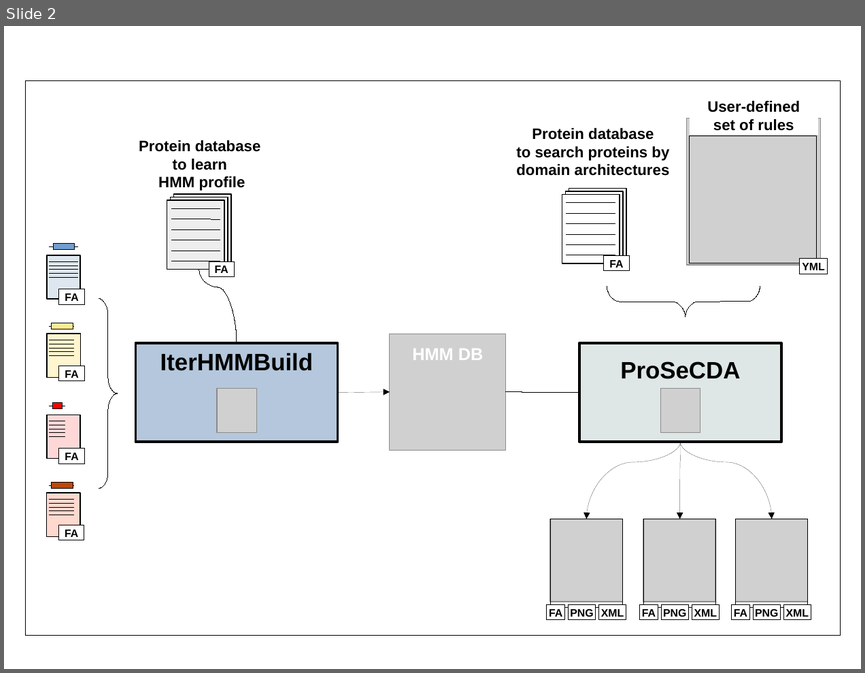
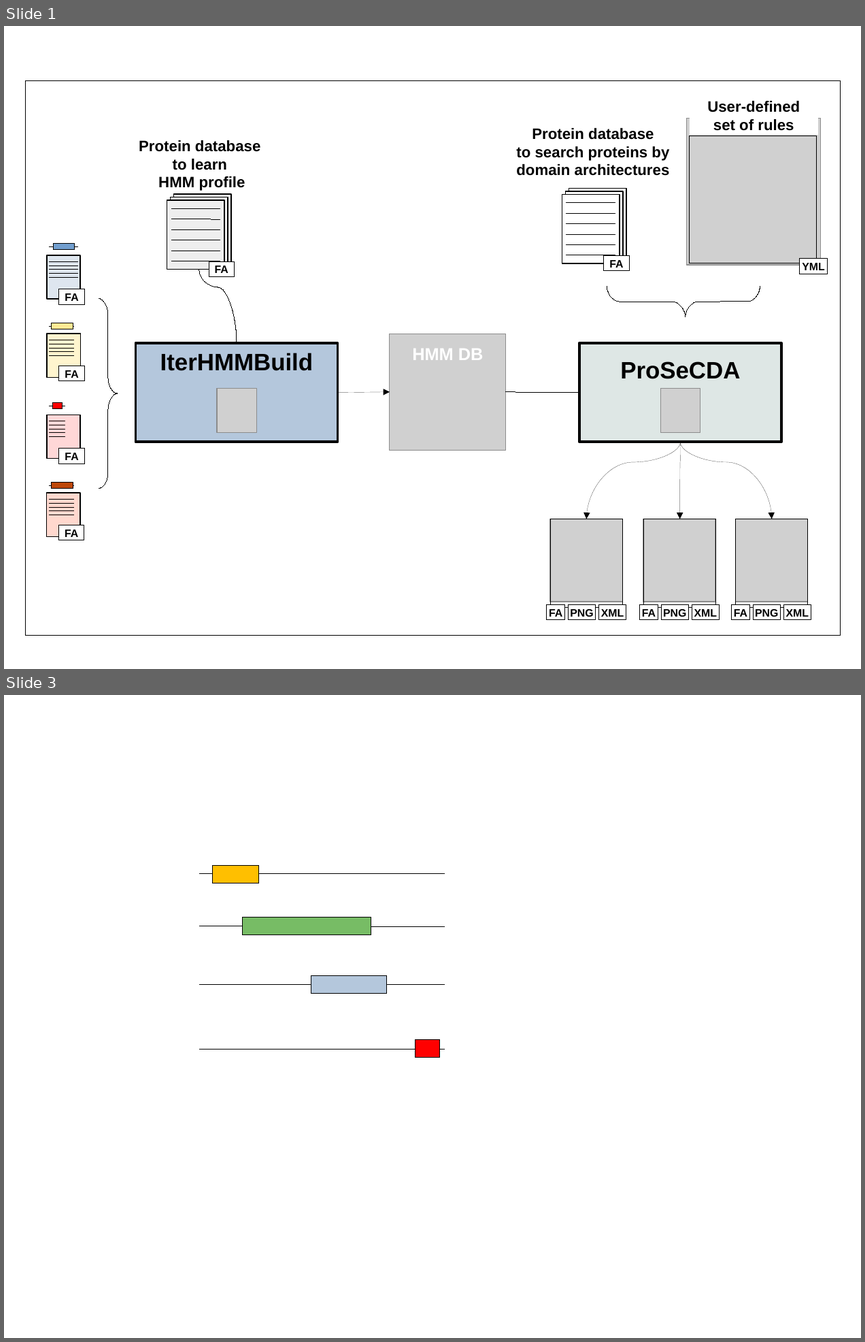
Before and after one commit to nchePortfolio/cusProSe, a slide deck: docs/prosecda/cusprose_pipeline.odp. Shown one above the other, each under a label of ours: slide 2 before the commit, slides 1 and 3 after it; the slides between them are not shown. The pictures are 865x673 and 865x1342 pixels, drawn with LibreOffice and Linux fonts; fonts in the diff are those of the drawing; grey boxes stand for pictures. Boxes give left, top, right and bottom in pixels: in the first picture for what was removed or moved away, otherwise in the second. Text is boxed around its words. In the diff, an @@ line names an element or a change of style, - is before the commit and + after.

```diff
--- a/docs/prosecda/cusprose_pipeline.odp
+++ b/docs/prosecda/cusprose_pipeline.odp
@@ slide 3 added at box(4, 695, 861, 1338), background #FFFFFF @@
@@ line added from (200, 874) to (445, 874), #000000 0 pt @@
@@ rectangle added at box(212, 865, 259, 883), fill #FFBF00, outline #000000 0 pt @@
@@ rectangle added at box(243, 917, 371, 935), fill #77BC65, outline #000000 0 pt @@
@@ line added from (200, 926) to (445, 926), #000000 0 pt @@
@@ rectangle added at box(311, 976, 387, 994), fill #B4C7DC, outline #000000 0 pt @@
@@ line added from (200, 984) to (445, 984), #000000 0 pt @@
@@ rectangle added at box(415, 1040, 439, 1057), fill #FF0000, outline #000000 0 pt @@
@@ line added from (200, 1049) to (445, 1049), #000000 0 pt @@
@@ what was slide 2 is now slide 1 @@
```
Also in this commit, not shown: 1 other slide added, 1 slide removed, 23 other files.
